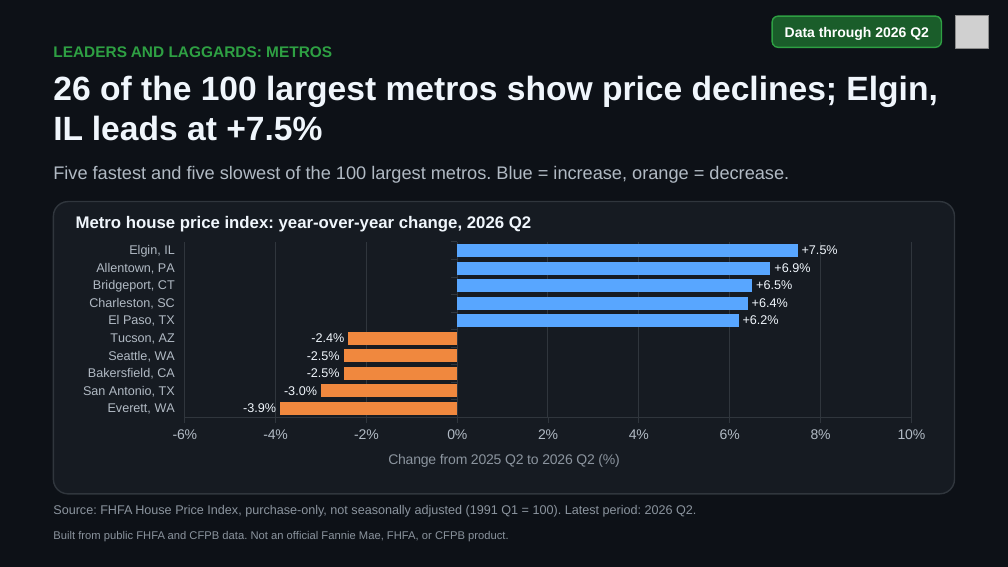
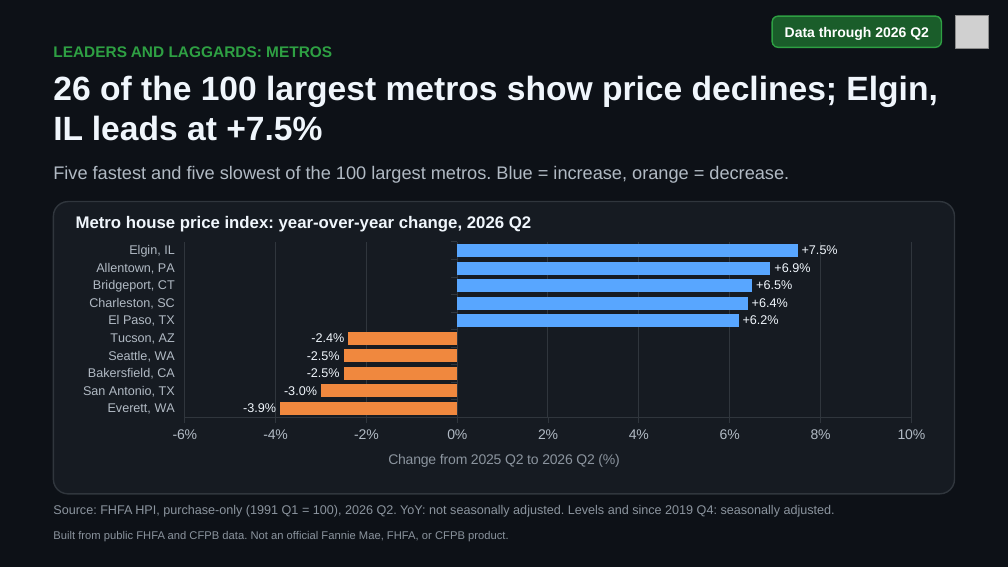
Before and after one commit to DanWahlin/housing-market-demo, a slide deck: slide 5 of briefings/housing-market-briefing.pptx. Drawn at 1008x567 pixels with LibreOffice and Linux fonts; fonts in the diff are those of the drawing; grey boxes stand for pictures. Boxes give left, top, right and bottom in pixels: in the first picture for what was removed or moved away, otherwise in the second. Text is boxed around its words. In the diff, an @@ line names an element or a change of style, - is before the commit and + after.

Commit message:
Use FHFA's quarterly U.S. index and the seasonally adjusted index for changes since 2019 Q4

```diff
--- a/briefings/housing-market-briefing.pptx
+++ b/briefings/housing-market-briefing.pptx
@@ text at [53, 505, 835, 517]: text changed @@
-Source: FHFA House Price Index, purchase-only, not seasonally adjusted (1991 Q1 = 100). Latest period: 2026 Q2.
+Source: FHFA HPI, purchase-only (1991 Q1 = 100), 2026 Q2. YoY: not seasonally adjusted. Levels and since 2019 Q4: seasonally adjusted.
```
Also in this commit, not shown: 5 other slides changed, 22 other files.
